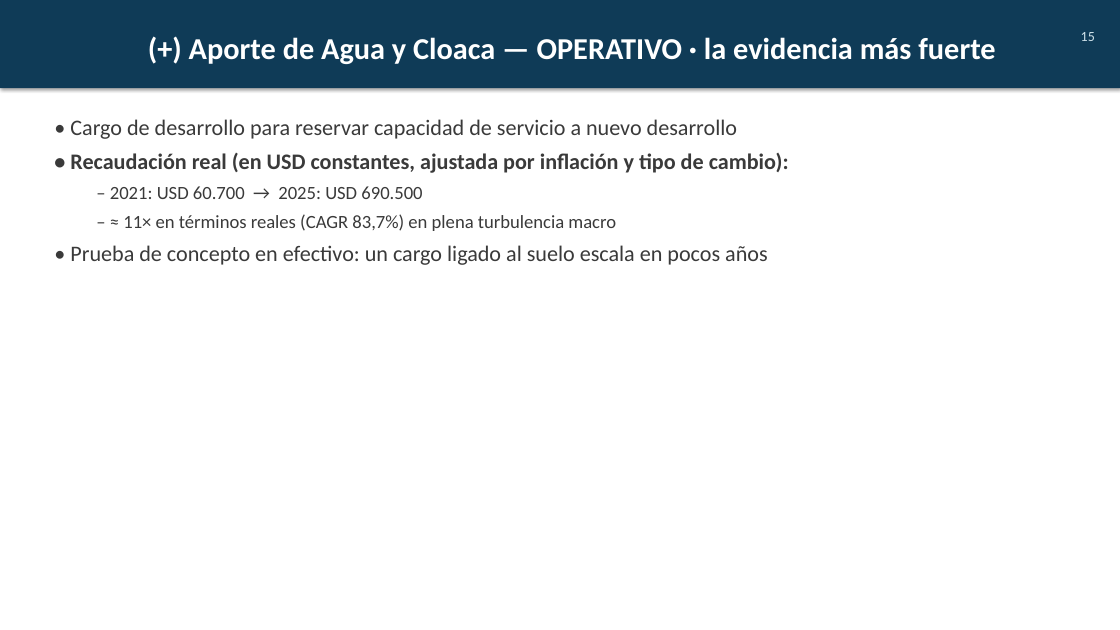
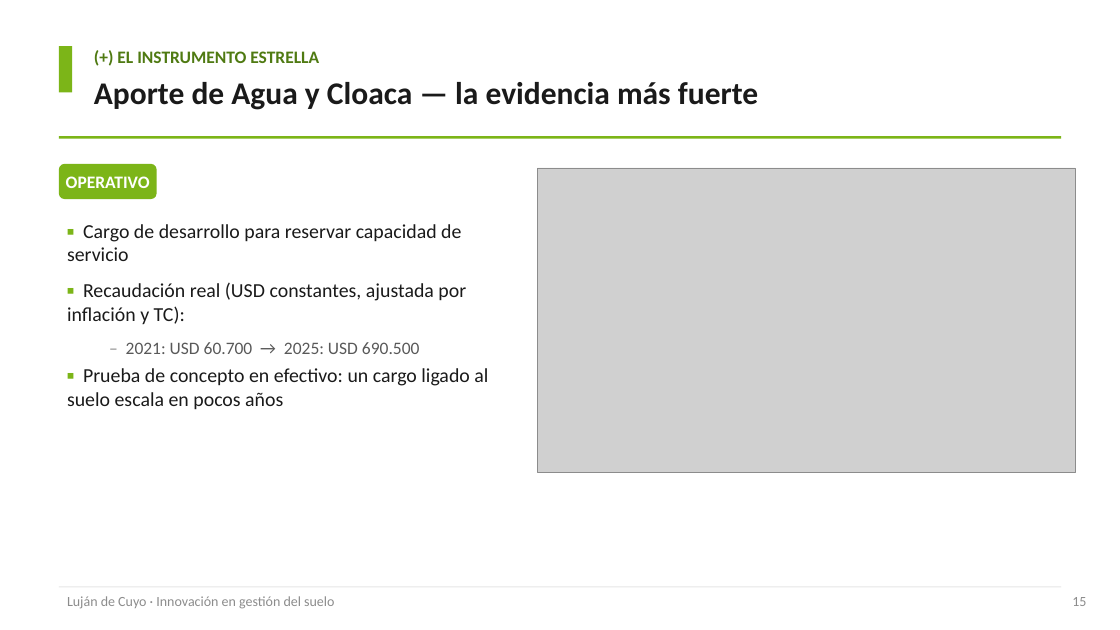
Before and after one commit to cgoytia-droid/cgoytia-droid.github.io, a slide deck: slide 15 of paper/Lujan_de_Cuyo_Gestion_Suelo_Clase.pptx (slide 16 before the commit). Drawn at 1120x630 pixels with LibreOffice and Linux fonts; fonts in the diff are those of the drawing; grey boxes stand for pictures. Boxes give left, top, right and bottom in pixels: in the first picture for what was removed or moved away, otherwise in the second. Text is boxed around its words. In the diff, an @@ line names an element or a change of style, - is before the commit and + after.

```diff
--- a/paper/Lujan_de_Cuyo_Gestion_Suelo_Clase.pptx
+++ b/paper/Lujan_de_Cuyo_Gestion_Suelo_Clase.pptx
@@ rectangle added at (59,46,72,92), fill #7CB518 @@
@@ text added at (117,51,319,63), 15 pt, text #4F7A12, bold @@
+(+) EL INSTRUMENTO ESTRELLA
@@ text "Aporte de Agua y Cloaca ...": place and size @@
-text "Aporte de Agua y Cloaca ..." at (0,0,1120,88)
+text "Aporte de Agua y Cloaca ..." at (94,82,758,110)
@@ text "Aporte de Agua y Cloaca ..." at (94,82,758,110): vertical alignment middle to top; fill #0F3B57 to none; shadow off @@
@@ text at (94,82,758,110): text changed; size 26 to 27 pt; text colour #FFFFFF to #1A1A1A @@
-(+) Aporte de Agua y Cloaca — OPERATIVO · la evidencia más fuerte
+Aporte de Agua y Cloaca — la evidencia más fuerte
@@ rectangle added at (59,136,1061,139), fill #7CB518 @@
@@ rounded rectangle added at (59,164,157,199), fill #7CB518, 15 pt, text #FFFFFF, bold @@
+OPERATIVO
@@ picture added at (538,168,1075,472) @@
@@ text "▪ Cargo de desarrollo para ...": place and size @@
-text "▪ Cargo de desarrollo para ..." at (70,119,789,265)
+text "▪ Cargo de desarrollo para ..." at (67,224,488,410)
@@ text at (67,224,466,324): text changed; size 19 to 17 pt; text colour #3A3A3A to #1A1A1A; bold off @@
-• Cargo de desarrollo para reservar capacidad de servicio a nuevo desarrollo
-• Recaudación real (en USD constantes, ajustada por inflación y tipo de cambio):
+▪ Cargo de desarrollo para reservar capacidad de servicio
+▪ Recaudación real (USD constantes, ajustada por inflación y TC):
@@ text at (126,342,420,354): size 16 to 15 pt in "– 2021: USD 60.700 → 2025: USD ..."; text colour #3A3A3A to #8C8C8C in "–"; text colour #3A3A3A to #595959 in "2021: USD 60.700 → 2025: USD 690.500"; less space between paragraphs @@
@@ text at (67,368,488,410): text changed; size 19 to 17 pt; text colour #3A3A3A to #1A1A1A @@
-  – ≈ 11× en términos reales (CAGR 83,7%) en plena turbulencia macro
-• Prueba de concepto en efectivo: un cargo ligado al suelo escala en pocos años
+▪ Prueba de concepto en efectivo: un cargo ligado al suelo escala en pocos años
@@ rectangle added at (59,586,1061,587), fill #E6E6E6 @@
@@ text added at (67,596,334,609), 12 pt, text #8C8C8C @@
+Luján de Cuyo · Innovación en gestión del suelo
@@ text "15": place and size @@
-text "15" at (1081,32,1095,41)
+text "15" at (1072,597,1086,606)
@@ text "15" at (1072,597,1086,606): text colour #CFE2EA to #8C8C8C; more space between paragraphs @@
```
Also in this commit, not shown: 21 other slides changed, 3 slides added, 6 slides removed, 17 other files.
